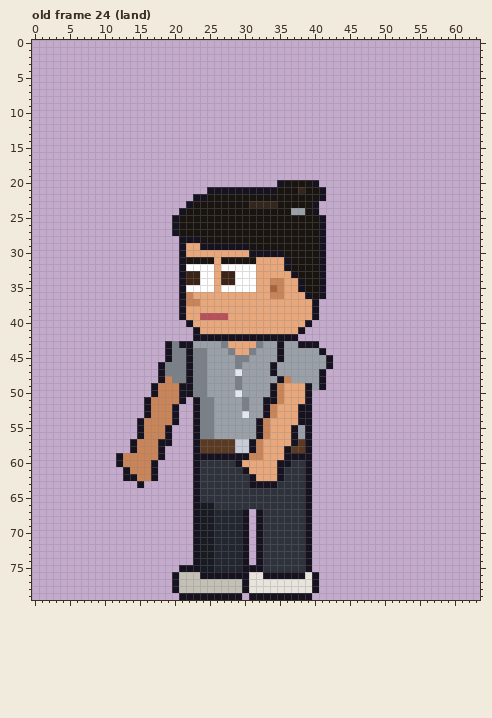
Edited in one commit: pixel-art file (sprites/clients/client_mina_left_anim.aseprite). The first picture shows the starting point.
64x80 pixels, 123 frames. Colours within 5 levels of each other are drawn and written as one. Shown: old frame 24 (land). The commit also changed other frames, which this record leaves out.
The same view after the edit:
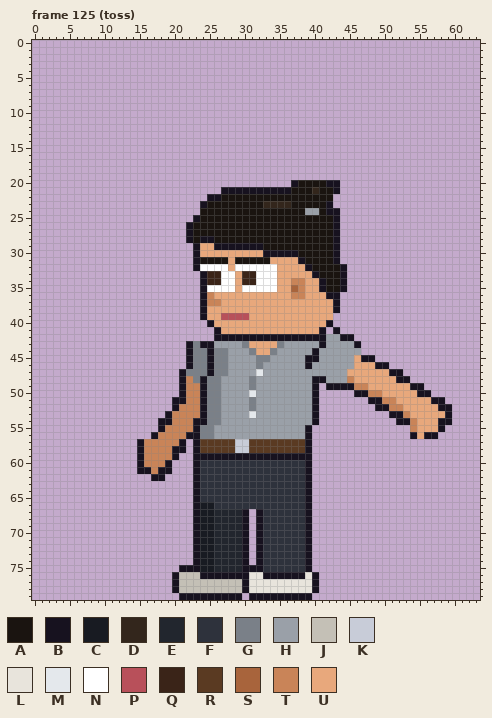
Palette (. is transparent): A #1a1410  B #17121f  C #181b22  D #33261c  E #22262e  F #2e323c  G #7a8088  H #9aa0a8  J #c4c0b6  K #c8ccd8  L #e8e4dc  M #e4e8ec  N #ffffff  P #b8505a  Q #3a2418  R #5a3a22  S #a8643c  T #c98458  U #e8a87c
A new or re-ordered frame is compared with the old frame closest to it.
The exact change:
frames 123 -> 129
--- frame 125 (toss) is new; against old frame 24 (land)
@@ x 0..63 @@
 19 ................................................................
-20 ...................................BAAAAB.......................
-21 .........................BBBBBBBBBBAAADAAB......................
-22 .......................BBAAAAAAAAAAAAAAAAB......................
-23 ......................BAAAAAAAADDDDAAAAAB.......................
-24 .....................BAAAAAAAAAAAAAAAHHAB.......................
-25 ....................BAAAAAAAAAAAAAAAAAAAAB......................
-26 ....................BAAAAAAAAAAAAAAAAAAAAB......................
-27 ....................BAAAAAAAAAAAAAAAAAAAAB......................
-28 .....................BBBAAAAAAAAAAAAAAAAAB......................
-29 .....................BUUBBBBBBBAAAAAAAAAAB......................
-30 .....................BUUUUUUUUUBBBBBAAAAAB......................
-31 .....................BAAAAUAAAAAUUUUBAAAAB......................
-32 .....................BNNNNUNNNNNUUUUBAAAAB......................
-33 .....................BQQNNUQQNNNUUUUUBAAAB......................
-34 .....................BQQNNUQQNNNUUTTUUBAAB......................
-35 .....................BNNNNUNNNNNUUSTUUBAAB......................
-36 .....................BTUUUUUUUUUUUTTUUUBAB......................
-37 .....................BTTUUUUUUUUUUUUUUUUB.......................
-38 .....................BUUUUUUUUUUUUUUUUUUB.......................
-39 .....................BUUPPPPUUUUUUUUUUUUB.......................
-40 ......................BUUUUUUUUUUUUUUUUB........................
-41 .......................BUUUUUUUUUUUUUUB.........................
-42 .......................BBBBBBBBBBBBBBB..........................
-43 ...................BGBBHHHHGUUUUGHHBHHBBB.......................
-44 ...................BGGBGGHHHGUUGHHHBHHHHHB......................
-45 ...................BGGBGGHHHHGGHHHHBHHHHHHB.....................
-46 ..................BGGGBGGHHHHGHHHHBHHHHHHHB.....................
-47 ..................BGGGBGGHHHHMHHHHBHHHHHHB......................
-48 ..................BTGGBGGHHHHGHHHHHBTHHHHB......................
-49 .................BTTTBBGGHHHHGHHHHBTUUUBHB......................
-50 .................BTTTBBGGHHHHMHHHHBTUUUB........................
-51 ................BTTTTB.BGGHHHHGHHBBTUUUB........................
-52 ................BTTTB..BGGHHHHGHHBTUUUBB........................
-53 ................BTTTB..BGGHHHHMHHBTUUUBB........................
-54 ...............BTTTTB..BGGHHHHHHBTUUUUBB........................
-55 ...............BTTTB...BGGHHHHHHBTUUUBHB........................
-56 ...............BTTTB...BGGHHHHHHBTUUUBHB........................
-57 ..............BTTTBB...BRRRRRKKBTUUUUBRB........................
-58 ..............BTTTB....BRRRRRKKBTUUUBRRB........................
-59 ............BTTTTTB....BBBBBBBBTTUUUBBBB........................
-60 ............BTTTTB.....BFFFFFBUUUUUBBFFB........................
-61 .............BTTTB.....BFFFFFFBUUUUBFFFB........................
-62 .............BBTTB.....BFFFFFFFBUUUBFFFB........................
-63 ...............B.......BFFFFFFFBBBBFFFFB........................
+20 .....................................BAAAABB....................
+21 ...........................BBBBBBBBBBAAADAAB....................
+22 .........................BBAAAAAAAAAAAAAAAA.....................
+23 ........................BAAAAAAAADDDDAAAAAB.....................
+24 ........................AAAAAAAAAAAAAAAHHABB....................
+25 .......................BAAAAAAAAAAAAAAAAAAAB....................
+26 ......................BAAAAAAAAAAAAAAAAAAAAB....................
+27 ......................BAAAAAAAAAAAAAAAAAAAAB....................
+28 ......................BABBAAAAAAAAAAAAAAAAAB....................
+29 .......................BUUBBBBBBBAAAAAAAAAAB....................
+30 .......................BUUUUUUUUUBBBBBAAAAAB....................
+31 .......................BAAAAUAAAAAUUUUBAAAAB....................
+32 .......................BNNNNUNNNNNNUUUUBAAAAB...................
+33 ........................BQQNNUQQNNNUUUUUBAAAB...................
+34 ........................BQQNNUQQNNNUUTTUUBAAB...................
+35 ........................BNNNNUNNNNNUUSTUUBAAB...................
+36 ........................BTUUUUUUUUUUUTTUUUBB....................
+37 ........................BTTUUUUUUUUUUUUUUUUB....................
+38 ........................BUUUUUUUUUUUUUUUUUUB....................
+39 ........................BUUPPPPUUUUUUUUUUUU.....................
+40 .........................BUUUUUUUUUUUUUUUUB.....................
+41 ..........................BUUUUUUUUUUUUUUB.B....................
+42 ..........................BBBBBBBBBBBBBBBBHHBB..................
+43 ......................BGBBHHHHGUUUUGHHHHHBHHHHB.................
+44 ......................BGGBGGHHHGUUGHHHHHBHHHHHH.................
+45 ......................BGGBGGHHHHGGHHHHHBBHHHHHUBB...............
+46 ......................BGGBGGHHHHGHHHHHHBHHHHHHUUUBB.............
+47 .....................BGGGBGGHHHHMHHHHHHHHHHHHUUUUUUBB...........
+48 .....................BTGBGGHHHHGHHHHHHHHBBHHHTUUUUUUBB..........
+49 .....................BTTBGGHHHHGHHHHHHHHB.BBBBTTUUUUUUBB........
+50 .....................BTTBGGHHHHMHHHHHHHHB.....BBTTUUUUUBB.......
+51 ....................BBTTBGGHHHHGHHHHHHHHB.......BBTTUUUUUBB.....
+52 ....................BTTTBGGHHHHGHHHHHHHHB........BBTTUUUUUBB....
+53 ...................BTTTTBGGHHHHMHHHHHHHHB..........BBTUUUUUB....
+54 ..................BBTTTBBGGHHHHHHHHHHHHHB...........BBTUUUBB....
+55 ..................BTTTTBGGHHHHHHHHHHHHHB..............TUUUB.....
+56 .................BTTTTBBGGHHHHHHHHHHHHHB..............BUBB......
+57 ...............BTTTTTB.BRRRRRKKRRRRRRRRB........................
+58 ...............BTTTTBB.BRRRRRKKRRRRRRRRB........................
+59 ...............BTTTTB..BBBBBBBBBBBBBBBBB........................
+60 ...............BTTTB...BFFFFFFFFFFFFFFFB........................
+61 ...............BBTBB...BFFFFFFFFFFFFFFFB........................
+62 .................BB....BFFFFFFFFFFFFFFFB........................
+63 .......................BFFFFFFFFFFFFFFFB........................
 64 .......................BFFFFFFFFFFFFFFFB........................
